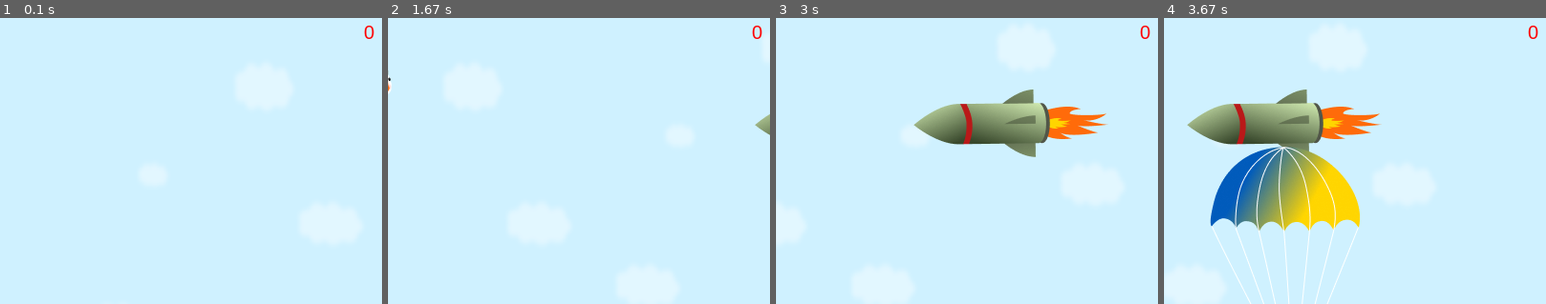
Above: before the commit, frames 1-4 (left to right).
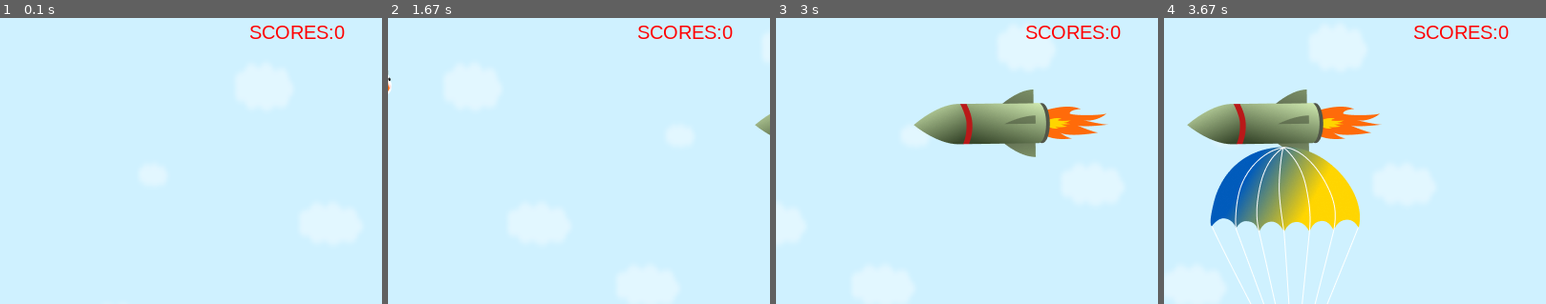
Above: after the commit, the same moments.

Repository: sergk1972/PyGame_1
Game: pygame game, started from main.py
Same seed, same stepped clock (60 frames per second), same inputs: the game is played once before the commit and once after it.
Inputs:
- Up to frame 1 (0.1 s): no input
- Up to frame 2 (1.67 s): hold Right 0.33-0.8 s; hold Up 0.83-1.13 s; hold Right 1.17-1.63 s
- Up to frame 3 (3 s): hold Left 1.67-2.2 s; hold Down 2.23-2.53 s; hold Left 2.57-2.97 s
- Up to frame 4 (3.67 s): hold Up 3-3.37 s; hold Right from 3.4 s (still down)
The pictures show only the part of the screen within x 49-99%, y 0-50%; the shares and areas given below are measured in that part.

The runs differ from the first frame. In frame 1, 0.6% of the frame differs, in the area x 65-98%, y 2-8%; in frame 2, 0.6%; in frame 3, 0.6%; in frame 4, 0.6%.

Commit message:
Eliminate comments

Diff:
--- a/main.py
+++ b/main.py
@@ -14,8 +14,6 @@
 
 main_surface = pygame.display.set_mode(screen)
 pygame.display.set_caption("SUPER BALL")
-# ball = pygame.Surface((20, 20))
-# ball.fill(WHITE)
 IMGS_PATH = 'images/goose'
 ball_imgs = [pygame.image.load(
     IMGS_PATH + '/' + file).convert_alpha() for file in listdir(IMGS_PATH)]
@@ -32,8 +30,6 @@
 
 def create_enemy():
     enemy = pygame.image.load('images/enemy.png').convert_alpha()
-    # enemy = pygame.Surface((20, 20))
-    # enemy.fill(RED)
     enemy_rect = pygame.Rect(wigth, randint(
         50, heigth - 50), *enemy.get_size())
     enemy_speed = randint(3, 5)
@@ -41,8 +37,6 @@
 
 
 def create_bonus():
-    # bonus = pygame.Surface((20, 20))
-    # bonus.fill(GREEN)
     bonus = pygame.image.load('images/bonus.png').convert_alpha()
     bonus_rect = pygame.Rect(randint(100, wigth-100), 0, *bonus.get_size())
     bonus_speed = randint(1, 3)
@@ -72,7 +66,6 @@
         if event.type == CREATE_ENEMY:
             enemies.append(create_enemy())
         if event.type == CREATE_BONUS:
-            # if len(bonuses) == 0:
             bonuses.append(create_bonus())
         if event.type == CHANGE_IMG:
             img_index += 1
@@ -82,8 +75,6 @@
 
     pressed_keys = pygame.key.get_pressed()
 
-    # main_surface.fill(BLACK)
-    # main_surface.blit(bg, (0, 0))
     bgx -= bg_speed
     bgx2 -= bg_speed
 
@@ -96,7 +87,8 @@
     main_surface.blit(bg, (bgx2, 0))
 
     main_surface.blit(ball, ball_rect)
-    main_surface.blit(font.render(str(scores), True, RED), (wigth - 30, 5))
+    main_surface.blit(font.render(
+        'SCORES:' + str(scores), True, RED), (wigth - 150, 5))
 
     for enemy in enemies:
         main_surface.blit(enemy[0], enemy[1])
